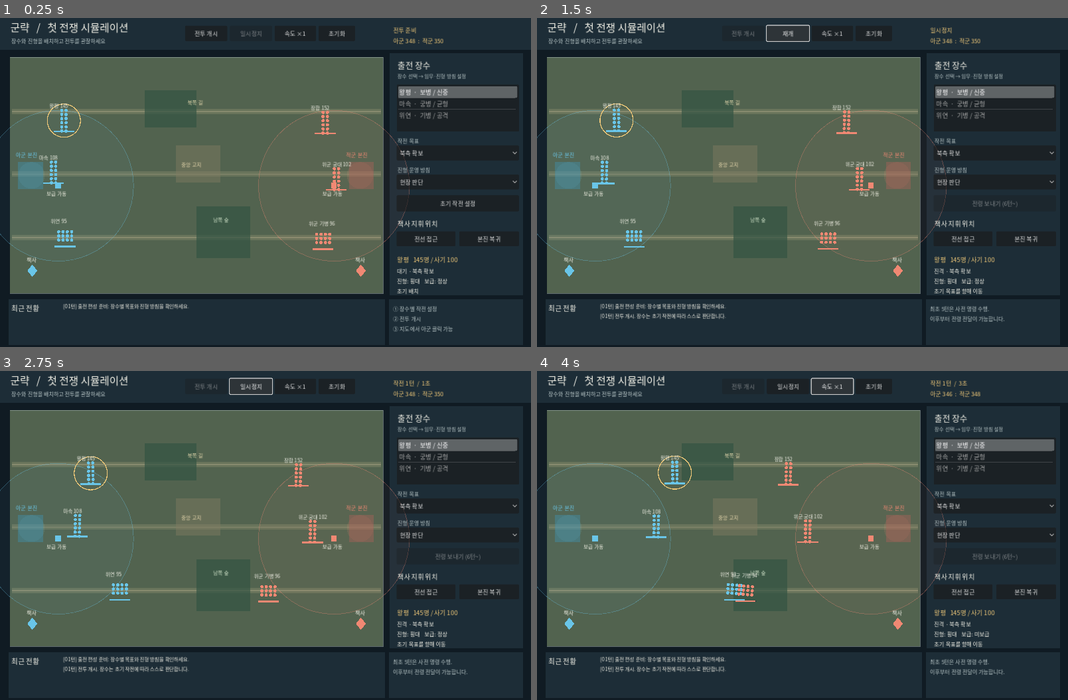
Above: before the commit, frames 1-4 (two rows, left to right).
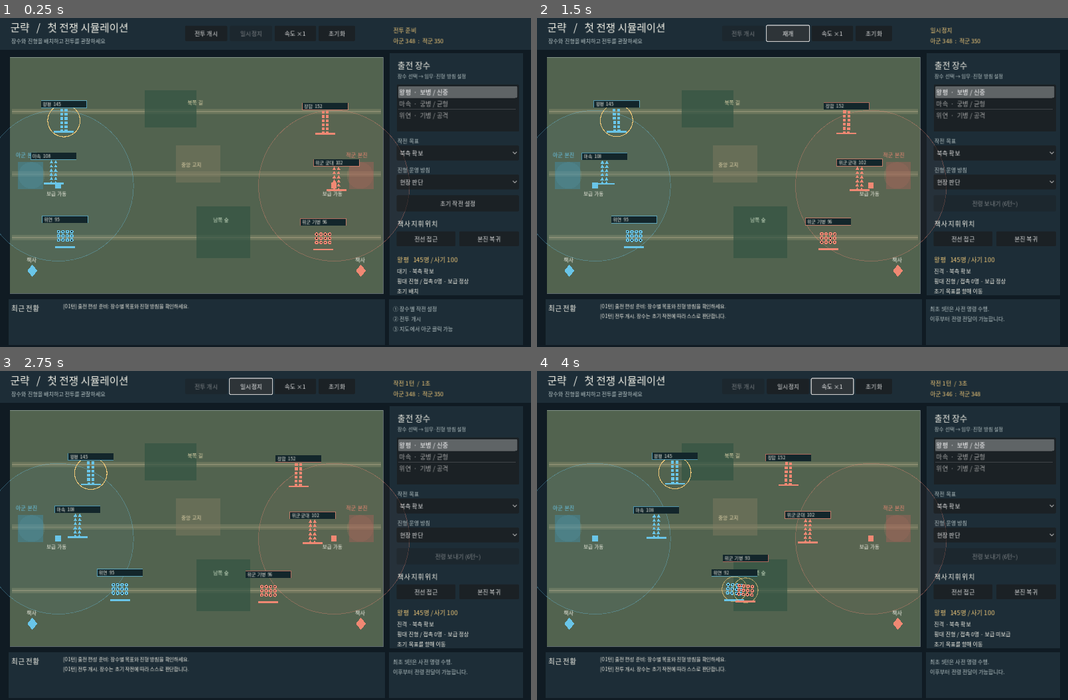
Above: after the commit, the same moments.

Repository: slows28/gunryak
Game: Godot game, scene res://main.tscn
Same seed, same stepped clock (60 frames per second), same inputs: the game is played once before the commit and once after it.
Inputs:
- Up to frame 1 (0.25 s): no input
- Up to frame 2 (1.5 s): click "전투 개시" at 0.5 s; click "일시정지" at 1.25 s
- Up to frame 3 (2.75 s): click "재개" at 2 s
- Up to frame 4 (4 s): click "속도 ×1" at 2.75 s; click "속도 ×2" at 3.5 s

The runs differ from the first frame. In frame 1, 1.4% of the frame differs, in the area x 5-89%, y 25-82%; in frame 2, 1.5%; in frame 3, 1.4%; in frame 4, 1.5%, in the area x 18-90%, y 24-82%.

Commit message:
feat(combat): resolve real formation-slot contacts and improve tactical readability

Diff:
--- a/scripts/game.gd
+++ b/scripts/game.gd
@@ -237,7 +237,7 @@
     var unit: Dictionary = sim.find_unit(selected_id)
     if not unit.is_empty():
         selected_label.text = "%s   %d명 / 사기 %d" % [str(unit["name"]), int(float(unit["troops"])), int(float(unit["morale"]))]
-        details_label.text = "%s · %s\n진형: %s    보급: %s\n%s" % [str(unit["action"]), str(unit["mission"]), str(unit["formation"]), "정상" if bool(unit["supplied"]) else "미보급", str(unit["reason"])]
+        details_label.text = "%s · %s\n%s 진형 / 접촉 %d명 · 보급 %s\n%s" % [str(unit["action"]), str(unit["mission"]), str(unit["formation"]), int(unit.get("contact_troops", 0)), "정상" if bool(unit["supplied"]) else "미보급", str(unit["reason"])]
     var start_line: int = maxi(0, sim.events.size() - 4)
     var lines: String = ""
     for i in range(start_line, sim.events.size()):
@@ -315,42 +315,62 @@
         var p: Vector2 = _screen(letter["pos"])
         draw_circle(p, 5.0, COL_GOLD)
         _draw_string("전령", p + Vector2(-14, -11), 12, COL_GOLD)
+    var label_areas: Array[Rect2] = []
     for unit in sim.units:
         if float(unit["troops"]) > 0.0:
-            _draw_unit(unit)
+            _draw_unit(unit, label_areas)
     draw_rect(map_rect, Color(Color("#cad8d7"), 0.42), false, 1.5)
 
-func _draw_unit(unit: Dictionary) -> void:
+
+func _draw_unit(unit: Dictionary, label_areas: Array[Rect2]) -> void:
     var side: int = int(unit["side"])
     var accent: Color = COL_BLUE if side == 0 else COL_RED
     var p: Vector2 = _screen(unit["pos"])
-    var front: Vector2 = unit["facing"]
-    if front.length_squared() < 0.5:
-        front = Vector2.RIGHT if side == 0 else Vector2.LEFT
-    var lateral: Vector2 = Vector2(-front.y, front.x)
-    var formation: String = str(unit["formation"])
-    var columns: int = 6
-    var rows: int = 2
-    if formation == "종대":
-        columns = 3
-        rows = 4
-    elif formation == "방진":
-        columns = 4
-        rows = 3
-    var count: int = clampi(int(round(float(unit["troops"]) / float(unit["initial_troops"]) * 12.0)), 1, 12)
-    for k in range(count):
-        var col: int = k % columns
-        var row: int = int(floor(float(k) / float(columns)))
-        var local_p: Vector2 = lateral * ((float(col) - float(columns - 1) * 0.5) * 10.0) - front * ((float(row) - float(rows - 1) * 0.5) * 10.5)
-        draw_circle(p + local_p, 3.9, accent)
+    var unit_type: String = str(unit["type"])
+    for spot in sim.formation_slots(unit):
+        var point: Vector2 = _screen(spot)
+        match unit_type:
+            "보병":
+                draw_rect(Rect2(point - Vector2(3.4, 3.4), Vector2(6.8, 6.8)), accent)
+            "궁병":
+                draw_colored_polygon(PackedVector2Array([
+                    point + Vector2(0.0, -4.9),
+                    point + Vector2(4.5, 3.2),
+                    point + Vector2(-4.5, 3.2)]), accent)
+            "기병":
+                draw_circle(point, 4.4, accent)
+                draw_circle(point, 1.5, COL_BG)
     if side == 0 and int(unit["id"]) == selected_id:
-        draw_arc(p, 40.0, 0.0, TAU, 48, COL_GOLD, 2.0)
+        draw_arc(p, 39.0, 0.0, TAU, 48, COL_GOLD, 1.8)
+    var contacts: int = int(unit.get("contact_troops", 0))
+    if contacts > 0 and unit_type != "궁병":
+        draw_arc(p, 30.0, 0.0, TAU, 32, Color(COL_GOLD, 0.58), 1.8)
     var ratio: float = clampf(float(unit["troops"]) / float(unit["initial_troops"]), 0.0, 1.0)
-    draw_rect(Rect2(p + Vector2(-25, 24), Vector2(50, 4)), Color("#142630"))
-    draw_rect(Rect2(p + Vector2(-25, 24), Vector2(50.0 * ratio, 4)), accent)
-    _draw_string("%s %d" % [str(unit["name"]), int(float(unit["troops"]))], p + Vector2(-35, -31), 12, COL_TEXT)
+    draw_rect(Rect2(p + Vector2(-24, 25), Vector2(48, 4)), Color("#142630"))
+    draw_rect(Rect2(p + Vector2(-24, 25), Vector2(48.0 * ratio, 4)), accent)
+
+    # Collision-aware name chips; overlapping armies do not stack unreadable labels.
+    var label: String = "%s  %d" % [str(unit["name"]), int(float(unit["troops"]))]
+    var width: float = 110.0
+    var x: float = clampf(p.x - width * 0.5, MAP_TOP_LEFT.x + 3.0, MAP_TOP_LEFT.x + MAP_SIZE.x - width - 3.0)
+    var y: float = p.y - 48.0
+    var bubble: Rect2 = Rect2(Vector2(x, y), Vector2(width, 17.0))
+    for retry in range(12):
+        var collides: bool = false
+        for prior in label_areas:
+            if prior.intersects(bubble.grow(2.0)):
+                collides = true
+                break
+        if not collides:
+            break
+        bubble.position.y -= 19.0
+    bubble.position.y = maxf(MAP_TOP_LEFT.y + 3.0, bubble.position.y)
+    label_areas.append(bubble)
+    draw_rect(bubble, Color("#13262b"))
+    draw_rect(bubble, Color(accent.r, accent.g, accent.b, 0.70), false, 1.0)
+    _draw_string(label, bubble.position + Vector2(4.0, 12.7), 11, COL_TEXT)
     if str(unit["next_formation"]) != "":
-        _draw_string("↻", p + Vector2(30, 1), 15, COL_GOLD)
+        _draw_string("↻", p + Vector2(28, 0), 15, COL_GOLD)
 
 func _screen(p: Vector2) -> Vector2:
     return MAP_TOP_LEFT + p
--- a/scripts/war_sim.gd
+++ b/scripts/war_sim.gd
@@ -68,7 +68,7 @@
         "form_remaining": 0.0, "troops": people, "initial_troops": people,
         "morale": 100.0, "out_supply": 0.0, "supplied": true,
         "action": "대기", "reason": "초기 배치", "ai_cooldown": 0.0,
-        "charge": 0.0, "last_raid": -999.0,
+        "charge": 0.0, "last_raid": -999.0, "contact_troops": 0,
         "raid_active": false, "raid_target": Vector2.ZERO, "raid_until": 0.0
     }
     if unit_type == "기병":
@@ -474,9 +474,56 @@
 func _in_forest(p: Vector2) -> bool:
     return Rect2(325, 80, 125, 90).has_point(p) or Rect2(450, 360, 130, 125).has_point(p)
 
+
+# A unit is not a single point for contact resolution. These are its actual
+# tactical slots, shared with the renderer. More exposed ranks can join
+# the engagement; a marching column cannot magically attack with six files.
+func formation_slots(unit: Dictionary) -> Array[Vector2]:
+    var slots: Array[Vector2] = []
+    var front: Vector2 = unit["facing"]
+    if front.length_squared() < 0.1:
+        front = Vector2.RIGHT if int(unit["side"]) == 0 else Vector2.LEFT
+    front = front.normalized()
+    var lateral: Vector2 = Vector2(-front.y, front.x)
+    var files: int = 6
+    var ranks: int = 2
+    match str(unit["formation"]):
+        "종대":
+            files = 3
+            ranks = 4
+        "방진":
+            files = 4
+            ranks = 3
+    var count: int = clampi(int(round(float(unit["troops"]) / maxf(1.0, float(unit["initial_troops"])) * 12.0)), 0, 12)
+    var center: Vector2 = unit["pos"]
+    for k in range(count):
+        var file: int = k % files
+        var rank: int = int(floor(float(k) / float(files)))
+        var offset: Vector2 = lateral * ((float(file) - float(files - 1) * 0.5) * 10.0) - front * ((float(rank) - float(ranks - 1) * 0.5) * 10.5)
+        slots.append(center + offset)
+    return slots
+
+# Number of soldiers able to reach the opposing formation from their REAL slots.
+# Broad-phase culling keeps repeated headless regression fast.
+func formation_contacts(attacker: Dictionary, defender: Dictionary, weapon_reach: float) -> int:
+    if (attacker["pos"] as Vector2).distance_to(defender["pos"]) > weapon_reach + 75.0:
+        return 0
+    var attacking_slots: Array[Vector2] = formation_slots(attacker)
+    var defending_slots: Array[Vector2] = formation_slots(defender)
+    var engaged: int = 0
+    var threshold_squared: float = weapon_reach * weapon_reach
+    for soldier in attacking_slots:
+        for opposing_soldier in defending_slots:
+            if soldier.distance_squared_to(opposing_soldier) <= threshold_squared:
+                engaged += 1
+                break
+    return engaged
+
 func _combat(dt: float) -> void:
-    # Resolve on a separate snapshot of actions to avoid ordering advantage.
+    # Precompute strikes before taking losses. Both sides resolve simultaneously.
     var damage_entries: Array[Dictionary] = []
+    for unit in units:
+        unit["contact_troops"] = 0
     for unit in units:
         if float(unit["troops"]) <= 0.0:
             continue
@@ -486,36 +533,55 @@
         var pos: Vector2 = unit["pos"]
         var ep: Vector2 = enemy["pos"]
         var distance: float = pos.distance_to(ep)
-        var reach: float = 173.0 if str(unit["type"]) == "궁병" else 50.0
-        if distance > reach:
-            continue
+        var unit_type: String = str(unit["type"])
+        var reach: float = 173.0 if unit_type == "궁병" else 30.0
+        var contacts: int = formation_contacts(unit, enemy, reach)
+        if contacts == 0:
+            continue
+        unit["contact_troops"] = contacts
         var attack: float = 0.0
-        match str(unit["type"]):
+        match unit_type:
             "보병": attack = 2.4
             "궁병": attack = 1.8
             "기병": attack = 2.6
+
+        if unit_type == "궁병":
+            # Close fighting degrades bow effectiveness; cover blocks some shots.
+            attack *= 0.55 if distance < 56.0 else 1.0
+            if _in_forest(ep):
+                attack *= 0.84
+        else:
+            # Physical contact frontage, not a free formation-specific stat buff.
+            attack *= clampf(float(contacts) / 4.0, 0.45, 1.50)
+
         var direction: Vector2 = (pos - ep).normalized()
         var facing: Vector2 = enemy["facing"]
+        if facing.length_squared() < 0.1:
+            facing = Vector2.LEFT if int(enemy["side"]) == 1 else Vector2.RIGHT
+        facing = facing.normalized()
+        var lateral: Vector2 = Vector2(-facing.y, facing.x)
         var rear: bool = direction.dot(facing) < -0.30
-        var exposure: float = 1.22 if rear else 1.0
+        var flank: bool = absf(direction.dot(lateral)) > 0.70
+        var exposure: float = 1.28 if rear else (1.14 if flank else 1.0)
         if str(enemy["formation"]) == "방진":
-            exposure *= 0.76
-        elif str(enemy["formation"]) == "종대" and rear:
-            exposure *= 1.25
-        if str(unit["formation"]) == "횡대" and str(unit["type"]) == "보병":
-            attack *= 1.08
-        if str(unit["type"]) == "기병" and float(unit["charge"]) > 14.0 and distance < 56.0:
-            attack *= 1.45
+            exposure *= 0.80
+        elif str(enemy["formation"]) == "종대" and (flank or rear):
+            exposure *= 1.30
+        if unit_type == "기병" and float(unit["charge"]) > 14.0 and distance < 70.0:
+            # Formed squares physically resist mounted shock on contact.
+            attack *= 0.68 if str(enemy["formation"]) == "방진" else 1.45
             unit["charge"] = 0.0
+
         var supply_factor: float = 0.76 if float(unit["out_supply"]) >= TURN_SECONDS * 3.0 else 1.0
-        var damage: float = attack * (float(unit["troops"]) / float(unit["initial_troops"])) * (float(unit["morale"]) / 100.0) * exposure * supply_factor * dt
-        damage_entries.append({"target":int(enemy["id"]), "damage":maxf(0.0, damage)})
+        var damage: float = attack * (float(unit["troops"]) / maxf(1.0, float(unit["initial_troops"]))) * (float(unit["morale"]) / 100.0) * exposure * supply_factor * dt
+        damage_entries.append({"target":int(enemy["id"]), "damage":maxf(0.0, damage), "flank":flank or rear})
     for entry in damage_entries:
         var defender: Dictionary = find_unit(int(entry["target"]))
         if defender.is_empty() or float(defender["troops"]) <= 0.0:
             continue
         defender["troops"] = maxf(0.0, float(defender["troops"]) - float(entry["damage"]))
-        defender["morale"] = maxf(0.0, float(defender["morale"]) - float(entry["damage"]) * 0.07)
+        var morale_loss: float = 0.11 if bool(entry["flank"]) else 0.07
+        defender["morale"] = maxf(0.0, float(defender["morale"]) - float(entry["damage"]) * morale_loss)
         if float(defender["troops"]) <= 0.0:
             _log("%s 전멸" % str(defender["name"]))
 
--- a/tests/smoke.gd
+++ b/tests/smoke.gd
@@ -135,6 +135,62 @@
     spacing._decide(archer)
     check(str(archer["action"]) == "진격", "archer resumes assigned mission outside contact range")
 
+
+    # Physical formation footprints must be shared by combat and the renderer.
+    var frontage = WarSim.new()
+    for other in frontage.units:
+        if int(other["id"]) not in [0, 3]:
+            other["troops"] = 0.0
+    var blue: Dictionary = frontage.find_unit(0)
+    var red: Dictionary = frontage.find_unit(3)
+    blue["pos"] = Vector2(400, 300)
+    red["pos"] = Vector2(432, 300)
+    blue["facing"] = Vector2.RIGHT
+    red["facing"] = Vector2.LEFT
+    blue["formation"] = "횡대"
+    red["formation"] = "횡대"
+    check(frontage.formation_slots(blue).size() == 12, "line uses 12 real formation slots")
+    var line_contacts: int = frontage.formation_contacts(blue, red, 30.0)
+    blue["formation"] = "종대"
+    var column_contacts: int = frontage.formation_contacts(blue, red, 30.0)
+    check(line_contacts > column_contacts, "line engages with wider frontage than column")
+    check(column_contacts > 0, "column still physically engages opponents")
+
+    blue["formation"] = "횡대"
+    var before_line: float = float(red["troops"])
+    frontage._combat(0.1)
+    var line_loss: float = before_line - float(red["troops"])
+    check(line_loss > 0.0, "frontline clash removes defender troops")
+    red["troops"] = red["initial_troops"]
+    red["morale"] = 100.0
+    blue["formation"] = "종대"
+    frontage._combat(0.1)
+    var column_loss: float = float(red["initial_troops"]) - float(red["troops"])
+    check(line_loss > column_loss, "physical frontage changes actual casualties")
+
+    var defense = WarSim.new()
+    for other in defense.units:
+        if int(other["id"]) not in [2, 3]:
+            other["troops"] = 0.0
+    var cavalry: Dictionary = defense.find_unit(2)
+    var target: Dictionary = defense.find_unit(3)
+    cavalry["pos"] = Vector2(400, 300)
+    cavalry["facing"] = Vector2.RIGHT
+    cavalry["charge"] = 40.0
+    target["pos"] = Vector2(432, 300)
+    target["facing"] = Vector2.LEFT
+    target["formation"] = "횡대"
+    defense._combat(0.1)
+    var line_cavalry_loss: float = float(target["initial_troops"]) - float(target["troops"])
+    target["troops"] = target["initial_troops"]
+    target["morale"] = 100.0
+    target["formation"] = "방진"
+    cavalry["charge"] = 40.0
+    defense._combat(0.1)
+    var square_cavalry_loss: float = float(target["initial_troops"]) - float(target["troops"])
+    check(line_cavalry_loss > square_cavalry_loss, "formed square resists cavalry shock")
+    check(defense.validate_state().is_empty(), "formation collision preserves world invariants")
+
     # Re-formation must take time, not change instantaneously.
     var forma = WarSim.new()
     var lead: Dictionary = forma.find_unit(0)
